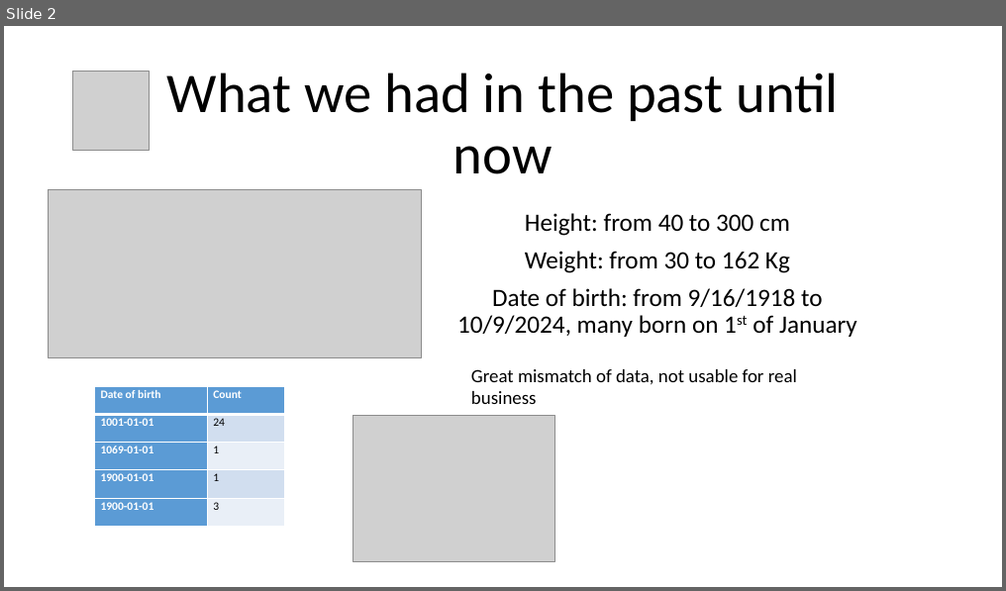
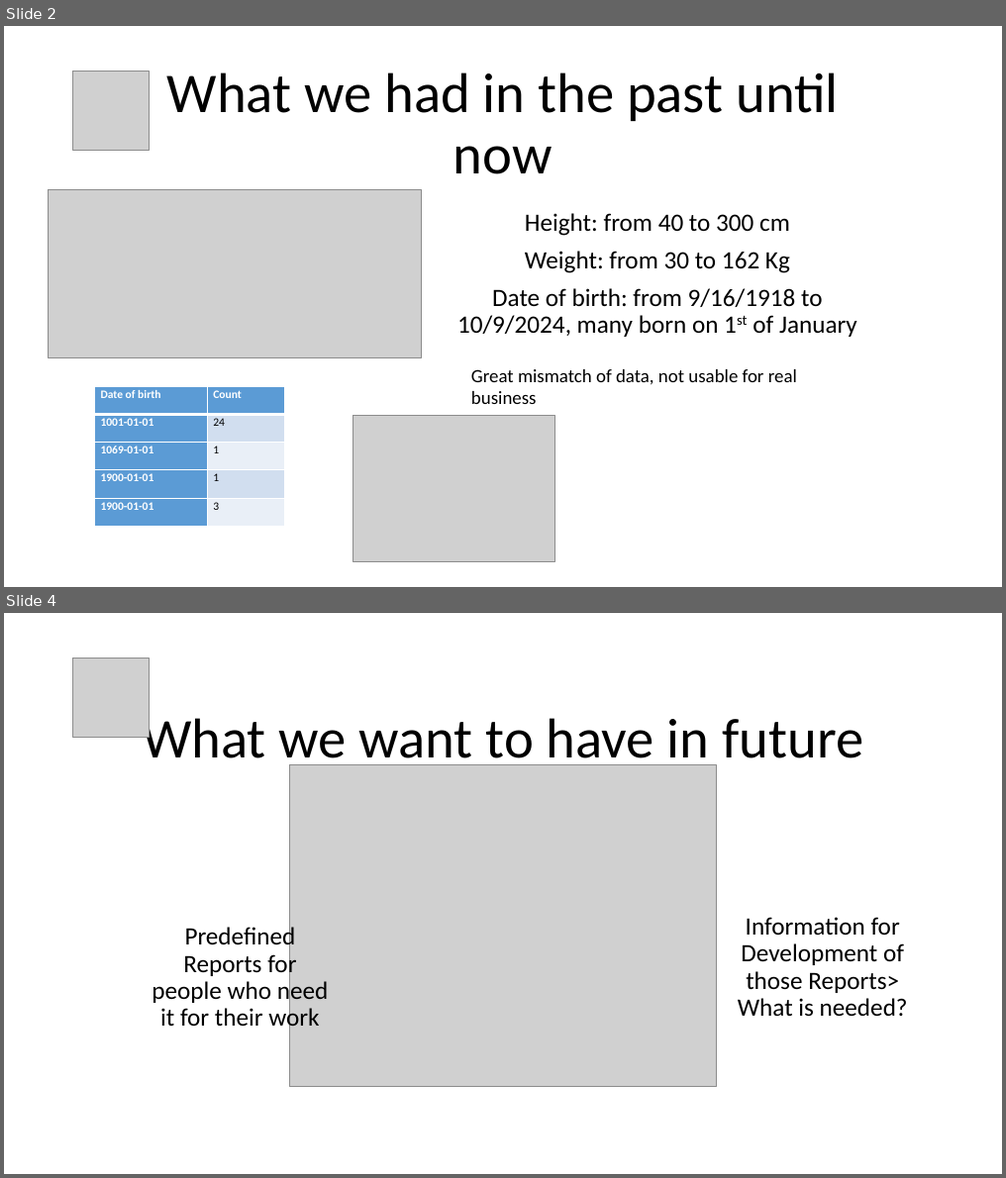
Before and after one commit to miwohlf-dot/elc-database, a slide deck: deliverables/documents/Working with Pastors data.pptx. Shown one above the other, each under a label of ours: slide 2 before the commit, slides 2 and 4 after it; the slides between them are not shown. The pictures are 1006x591 and 1006x1178 pixels, drawn with LibreOffice and Linux fonts; fonts in the diff are those of the drawing; grey boxes stand for pictures. Boxes give left, top, right and bottom in pixels: in the first picture for what was removed or moved away, otherwise in the second. Text is boxed around its words. In the diff, an @@ line names an element or a change of style, - is before the commit and + after.

```diff
--- a/deliverables/documents/Working with Pastors data.pptx
+++ b/deliverables/documents/Working with Pastors data.pptx
@@ slide 4 added at bbox=[4, 613, 1002, 1174], background #FFFFFF @@
@@ picture added at bbox=[73, 658, 149, 738] @@
@@ title added at bbox=[142, 711, 863, 771], 54 pt, text #000000 @@
+What we want to have in future
@@ picture added at bbox=[289, 765, 717, 1087] @@
@@ text added at bbox=[152, 925, 329, 1033], 24 pt, text #000000 @@
+Predefined Reports for people who need it for their work
@@ subtitle added at bbox=[738, 917, 908, 1017], 24 pt, text #000000 @@
+Information for Development of those Reports> What is needed?
```
Also in this commit, not shown: 1 slide changed, 1 slide removed, 2 other files.
